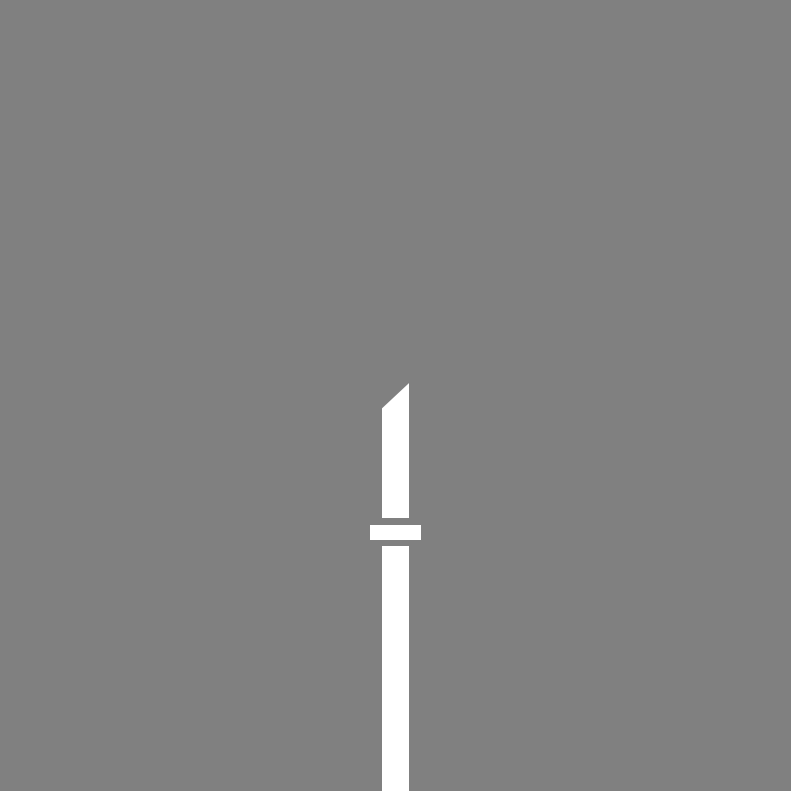
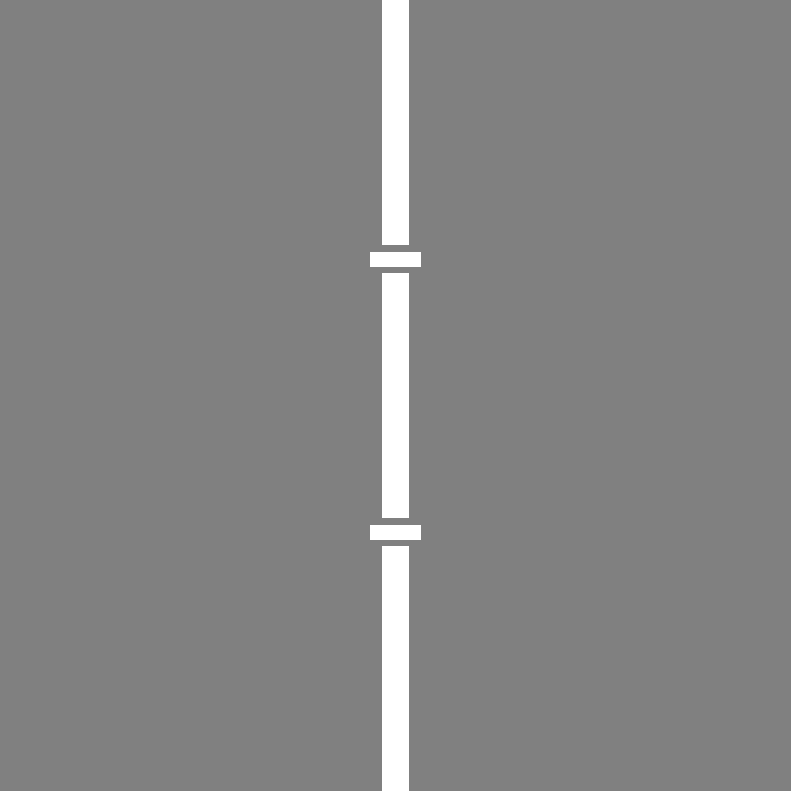
Layers edited between the first and the second w=791, h=791 image:
painted on "图层 1", unmasked it over [370, 0, 421, 409]
